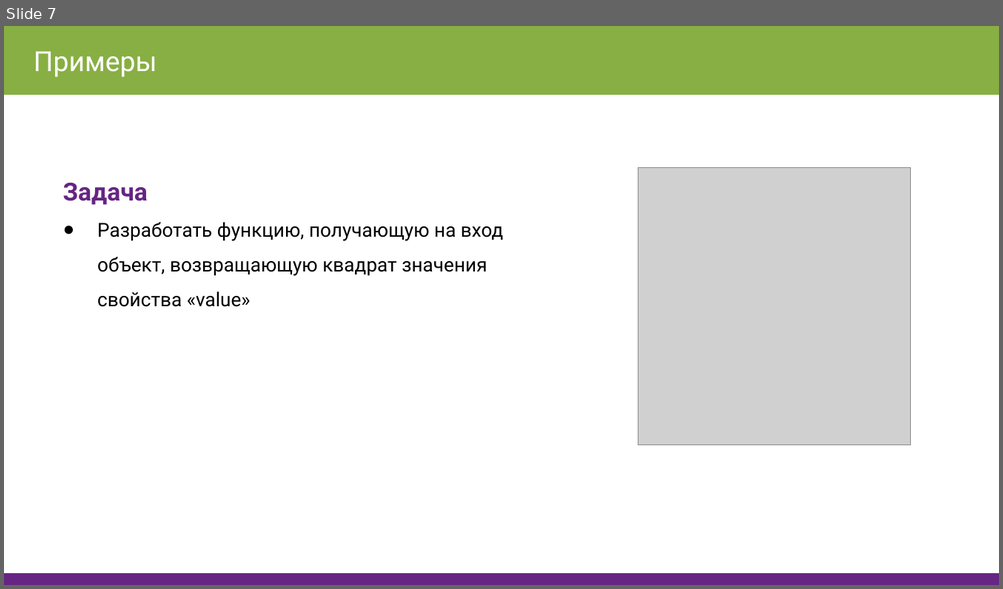
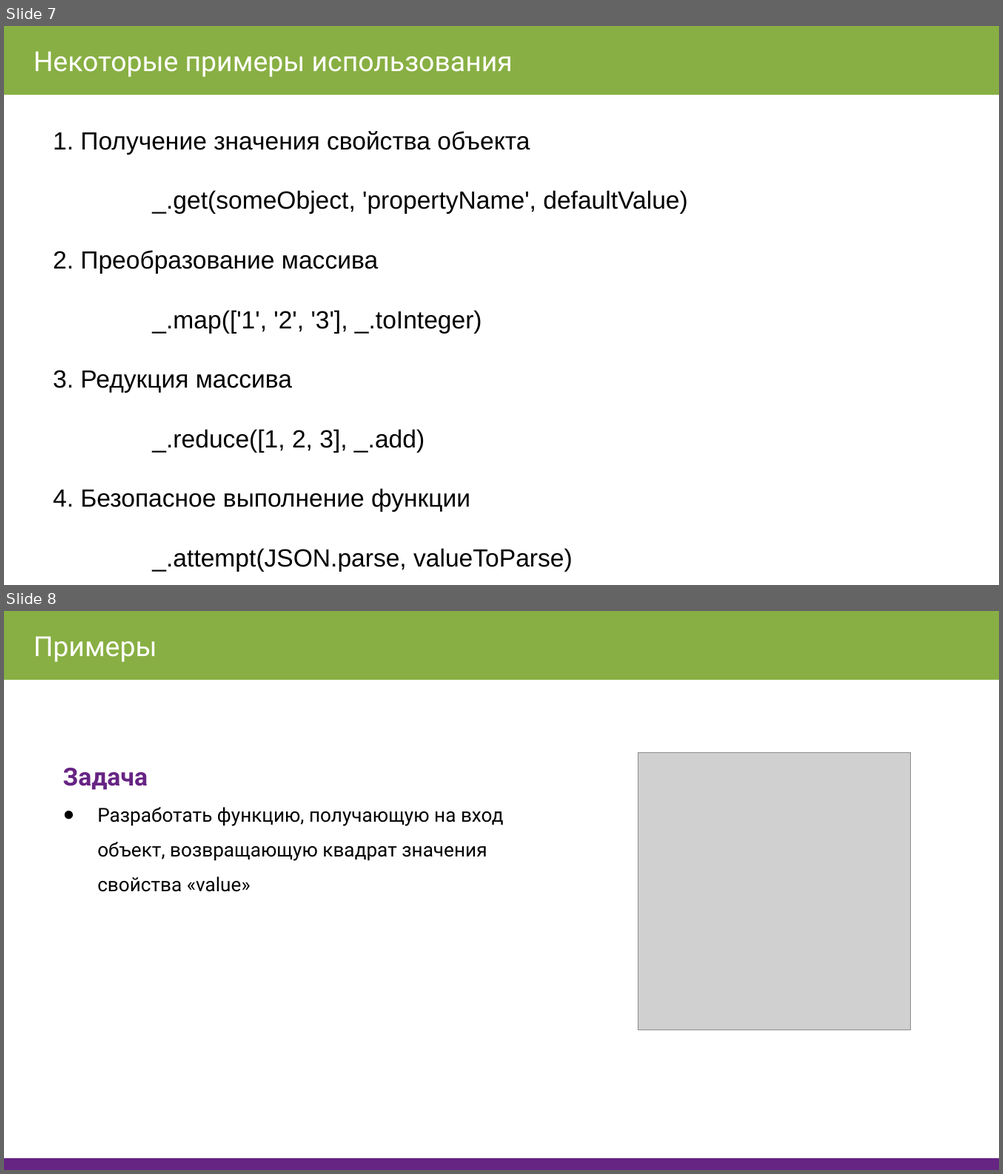
Before and after one commit to AVVlasov/javascript-junior, a slide deck: 2019/IV. Утилитарные библиотеки/2.1 Lodash/Lodash.pptx. Shown one above the other, each under a label of ours: slide 7 before the commit, slides 7 and 8 after it. The pictures are 1003x589 and 1003x1174 pixels, drawn with LibreOffice and Linux fonts; fonts in the diff are those of the drawing; grey boxes stand for pictures. Boxes give left, top, right and bottom in pixels: in the first picture for what was removed or moved away, otherwise in the second. Text is boxed around its words. In the diff, an @@ line names an element or a change of style, - is before the commit and + after.

```diff
--- a/2019/IV. Утилитарные библиотеки/2.1 Lodash/Lodash.pptx
+++ b/2019/IV. Утилитарные библиотеки/2.1 Lodash/Lodash.pptx
@@ slide 7 added at [4, 26, 999, 585], background #FFFFFF @@
@@ rectangle added at [4, 26, 999, 95], fill #88AF43, outline #88AF43 0.74 pt @@
@@ text added at [34, 51, 512, 77], 20 pt, text #FFFFFF @@
+Некоторые примеры использования
@@ text added at [53, 131, 687, 571], 18 pt, text #000000 @@
+1. Получение значения свойства объекта
+_.get(someObject, 'propertyName', defaultValue)
+2. Преобразование массива
+_.map(['1', '2', '3'], _.toInteger)
+3. Редукция массива
+_.reduce([1, 2, 3], _.add)
+4. Безопасное выполнение функции
+_.attempt(JSON.parse, valueToParse)
@@ what was slide 7 is now slide 8 @@
```
Also in this commit, not shown: 3 slides changed, 7 other slides added, 1 other file.
